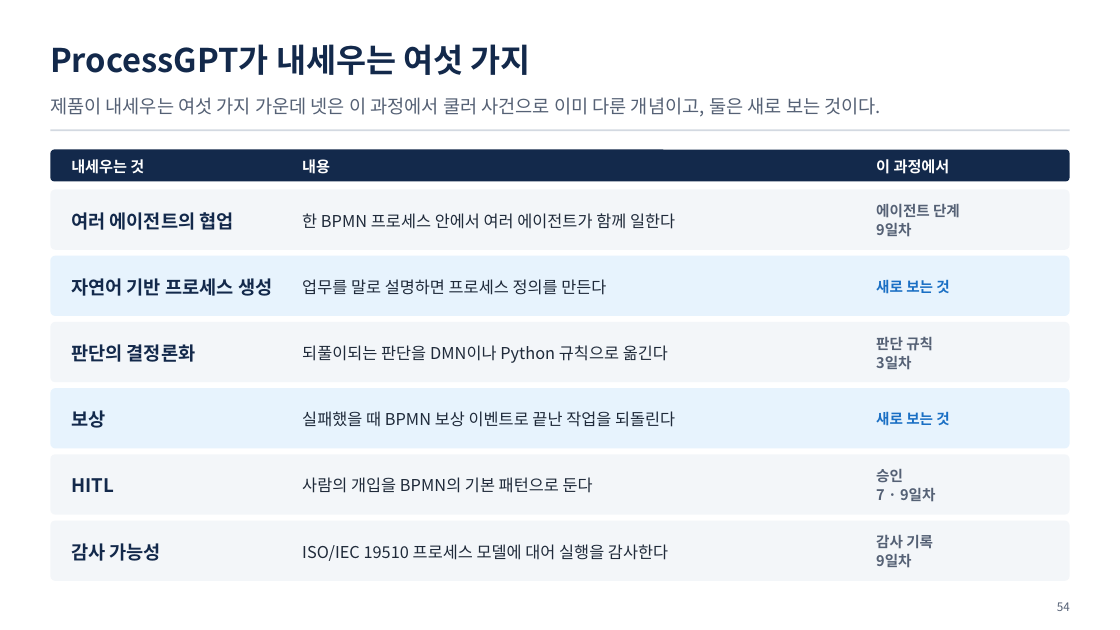
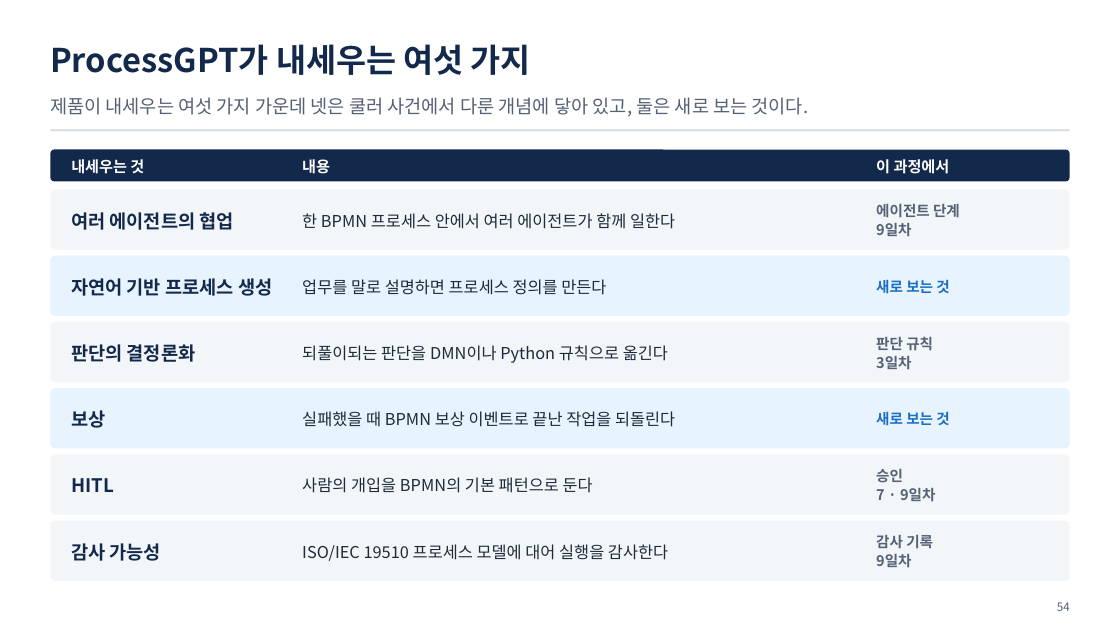
Before and after one commit to uengine-oss/hyd-iot-edu, a slide deck: slide 54 of docs/교재/통합반/11일차/통합반_11일차.pptx. Drawn at 1120x630 pixels with LibreOffice and Linux fonts; fonts in the diff are those of the drawing. Boxes give left, top, right and bottom in pixels: in the first picture for what was removed or moved away, otherwise in the second. Text is boxed around its words. In the diff, an @@ line names an element or a change of style, - is before the commit and + after.

```diff
--- a/docs/교재/통합반/11일차/통합반_11일차.pptx
+++ b/docs/교재/통합반/11일차/통합반_11일차.pptx
@@ text at [50, 97, 809, 117]: text changed @@
-제품이 내세우는 여섯 가지 가운데 넷은 이 과정에서 쿨러 사건으로 이미 다룬 개념이고, 둘은 새로 보는 것이다.
+제품이 내세우는 여섯 가지 가운데 넷은 쿨러 사건에서 다룬 개념에 닿아 있고, 둘은 새로 보는 것이다.
```
Also in this commit, not shown: 4 other files.
